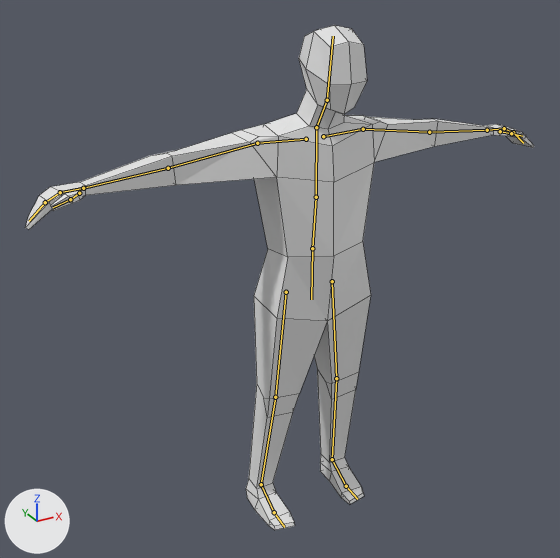
What one commit did to the Blender file Assets/human.blend.
Before and after are seen from a camera (50 mm lens) standing at (-1.274, -2.127, 2.012) and looking at (-0.121, -0.03, 0.963). The lights are fixed; the arrows at lower left show +X, +Y and +Z. The picture after the commit comes second. The bones that bend it are drawn over the model as lines. Mesh edges are drawn as thin lines.

Names of what the first picture shows: 'Human.001'.
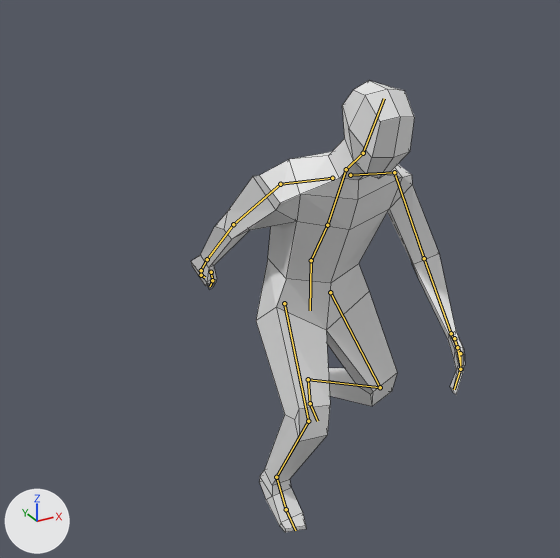
The newer file adds an action. The first version stands in its rest pose; the second is drawn at frame 0 of the action 'Jump'.

Patch to the scene script:
```diff
--- a/Assets/human.blend.py
+++ b/Assets/human.blend.py
@@ bone_base @@
 bone_base = bpy.data.objects['Armature'].pose.bones['base']  # child of 'root'
-bone_base.location = (0.0, 0.0, 0.0)
+bone_base.location = (0.0, -0.009, 0.046)
@@ bone_stomach @@
 bone_stomach = bpy.data.objects['Armature'].pose.bones['Stomach']  # child of 'base'
-bone_stomach.rotation_quaternion = (1.0, 0.0, 0.0, 0.0)  # degrees (0, 0, 0)
+bone_stomach.rotation_quaternion = (0.974, 0.228, 0.0, 0.0)  # degrees (26, 0, 0)
@@ bone_neck @@
 bone_neck = bpy.data.objects['Armature'].pose.bones['Neck']  # child of 'Chest'
-bone_neck.rotation_quaternion = (1.0, 0.0, 0.0, 0.0)  # degrees (0, 0, 0)
+bone_neck.rotation_quaternion = (0.998, -0.061, 0.0, 0.0)  # degrees (-7, 0, 0)
@@ bone_collar_l @@
 bone_collar_l = bpy.data.objects['Armature'].pose.bones['collar.l']  # child of 'Chest'
-bone_collar_l.rotation_quaternion = (1.0, 0.0, 0.0, 0.0)  # degrees (0, 0, 0)
+bone_collar_l.rotation_quaternion = (0.996, -0.081, 0.007, 0.036)  # degrees (-9, 1, 4)
@@ bone_upperarm_l @@
 bone_upperarm_l = bpy.data.objects['Armature'].pose.bones['upperarm.l']  # child of 'collar.l'
-bone_upperarm_l.rotation_quaternion = (1.0, 0.0, 0.0, 0.0)  # degrees (0, 0, 0)
+bone_upperarm_l.rotation_quaternion = (0.831, -0.357, -0.119, 0.41)  # degrees (-44, 5, 50)
@@ bone_lowerarm_l @@
 bone_lowerarm_l = bpy.data.objects['Armature'].pose.bones['lowerarm.l']  # child of 'upperarm.l'
-bone_lowerarm_l.rotation_quaternion = (1.0, 0.0, 0.0, 0.0)  # degrees (0, 0, 0)
+bone_lowerarm_l.rotation_quaternion = (0.98, -0.192, -0.001, 0.055)  # degrees (-22, 1, 6)
@@ bone_collar_r @@
 bone_collar_r = bpy.data.objects['Armature'].pose.bones['collar.r']  # child of 'Chest'
-bone_collar_r.rotation_euler = (0.0, 0.0, 0.0)  # degrees (0, 0, 0)
+bone_collar_r.rotation_euler = (-0.0175, -0.0175, 0.157)  # degrees (-1, -1, 9)
@@ bone_upperarm_r @@
 bone_upperarm_r = bpy.data.objects['Armature'].pose.bones['upperarm.r']  # child of 'collar.r'
-bone_upperarm_r.rotation_quaternion = (1.0, 0.0, 0.0, 0.0)  # degrees (0, 0, 0)
+bone_upperarm_r.rotation_quaternion = (0.806, -0.261, -0.298, -0.441)  # degrees (-13, -45, -52)
@@ bone_lowerarm_r @@
 bone_lowerarm_r = bpy.data.objects['Armature'].pose.bones['lowerarm.r']  # child of 'upperarm.r'
-bone_lowerarm_r.rotation_quaternion = (1.0, 0.0, 0.0, 0.0)  # degrees (0, 0, 0)
+bone_lowerarm_r.rotation_quaternion = (0.997, 0.061, 0.009, -0.041)  # degrees (7, 1, -5)
@@ bone_foot_r @@
 bone_foot_r = bpy.data.objects['Armature'].pose.bones['foot.r']  # child of 'lowerleg.r'
-bone_foot_r.rotation_quaternion = (1.0, 0.0, 0.0, 0.0)  # degrees (0, 0, 0)
+bone_foot_r.rotation_quaternion = (1.0, -0.024, 0.0, -0.003)  # degrees (-3, 0, 0)
@@ bone_ikleg_l @@
 bone_ikleg_l = bpy.data.objects['Armature'].pose.bones['ikleg.l']  # child of 'root'
-bone_ikleg_l.location = (0.0, 0.0, 0.0)
+bone_ikleg_l.location = (-0.006, -0.154, -0.299)
@@ bone_ikleg_r @@
 bone_ikleg_r = bpy.data.objects['Armature'].pose.bones['ikleg.r']  # child of 'root'
-bone_ikleg_r.location = (0.0, 0.0, 0.0)
+bone_ikleg_r.location = (-0.001, -0.166, 0.058)
```

What differs and where, as boxes [x1, y1, x2, y2] in the pictures (560 x 558 px):
'Human.001', posed (46% narrower, 11% shorter): before [25, 25, 534, 530]; after [191, 81, 465, 532]
bone 'Stomach', root to tip: before (312, 248) to (316, 197); after (311, 260) to (327, 225)
bone 'Neck', root to tip: before (316, 127) to (327, 100); after (346, 169) to (363, 153)
bone 'collar.l', root to tip: before (323, 136) to (363, 129); after (350, 175) to (394, 172)
bone 'upperarm.l', root to tip: before (363, 129) to (429, 132); after (394, 172) to (424, 258)
bone 'lowerarm.l', root to tip: before (429, 132) to (487, 130); after (424, 258) to (451, 333)
bone 'collar.r', root to tip: before (306, 139) to (257, 143); after (332, 178) to (280, 184)
bone 'upperarm.r', root to tip: before (257, 143) to (168, 168); after (280, 184) to (233, 224)
bone 'lowerarm.r', root to tip: before (168, 168) to (83, 188); after (233, 224) to (207, 259)
bone 'foot.r', root to tip: before (261, 484) to (274, 512); after (276, 477) to (286, 509)
